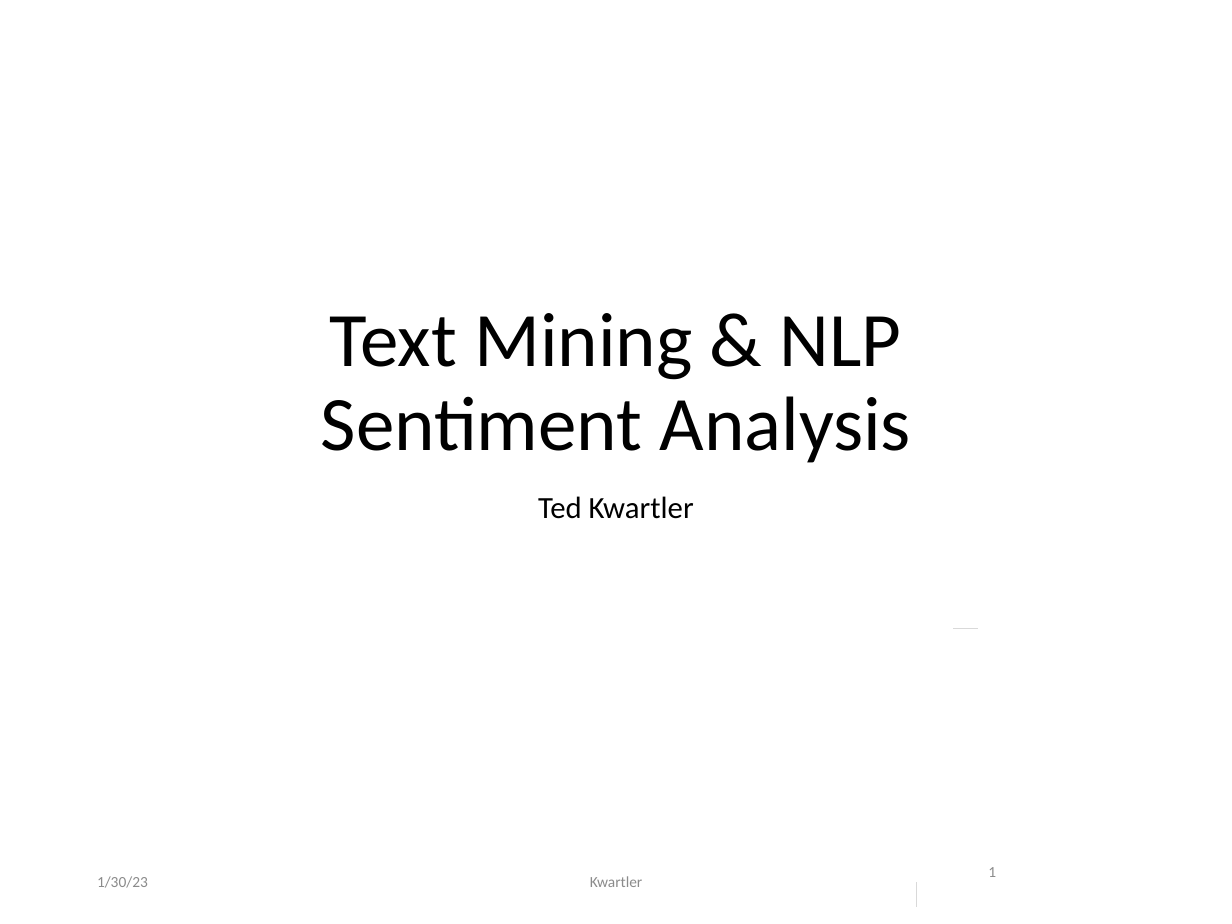
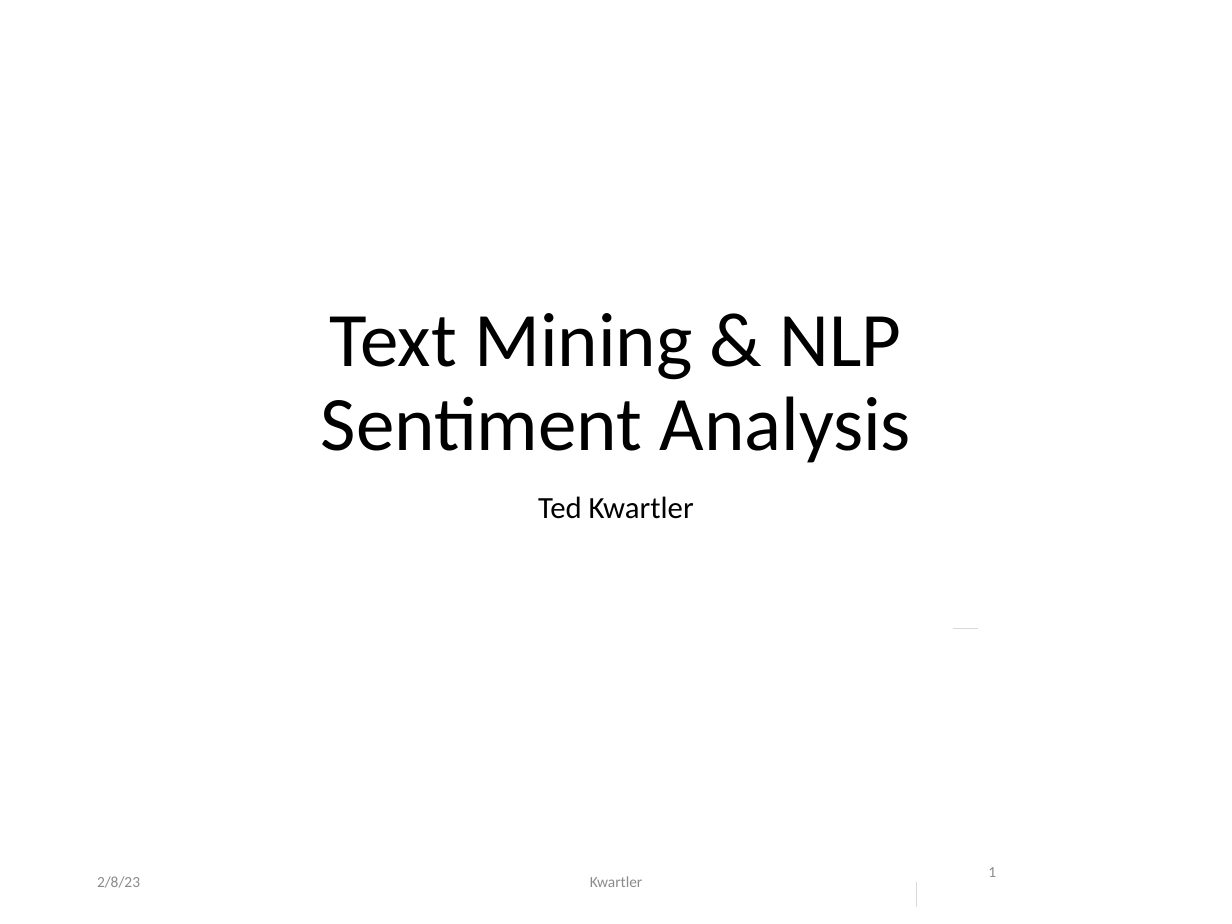
Before and after one commit to kwartler/Odum_Feb_23, a slide deck: slide 1 of lessons/Feb10/Class3A_polarity.pptx. Drawn at 1232x924 pixels with LibreOffice and Linux fonts; fonts in the diff are those of the drawing. Boxes give left, top, right and bottom in pixels: in the first picture for what was removed or moved away, otherwise in the second. Text is boxed around its words. In the diff, an @@ line names an element or a change of style, - is before the commit and + after.

```diff
--- a/lessons/Feb10/Class3A_polarity.pptx
+++ b/lessons/Feb10/Class3A_polarity.pptx
@@ text at <box>97,876,140,888</box>: text changed @@
-1/30/23
+2/8/23
```
Also in this commit, not shown: 13 other slides changed, 14 other files.
